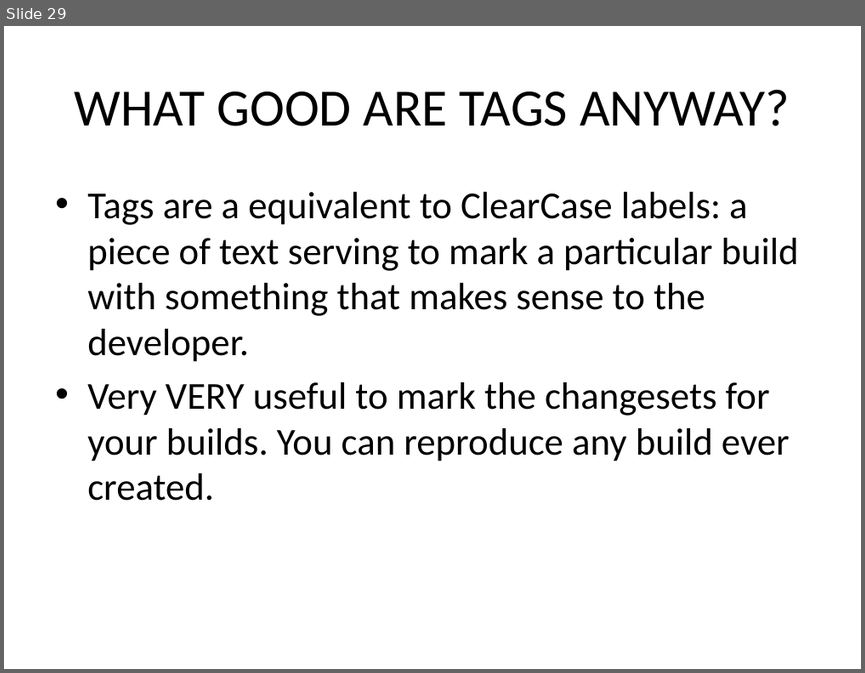
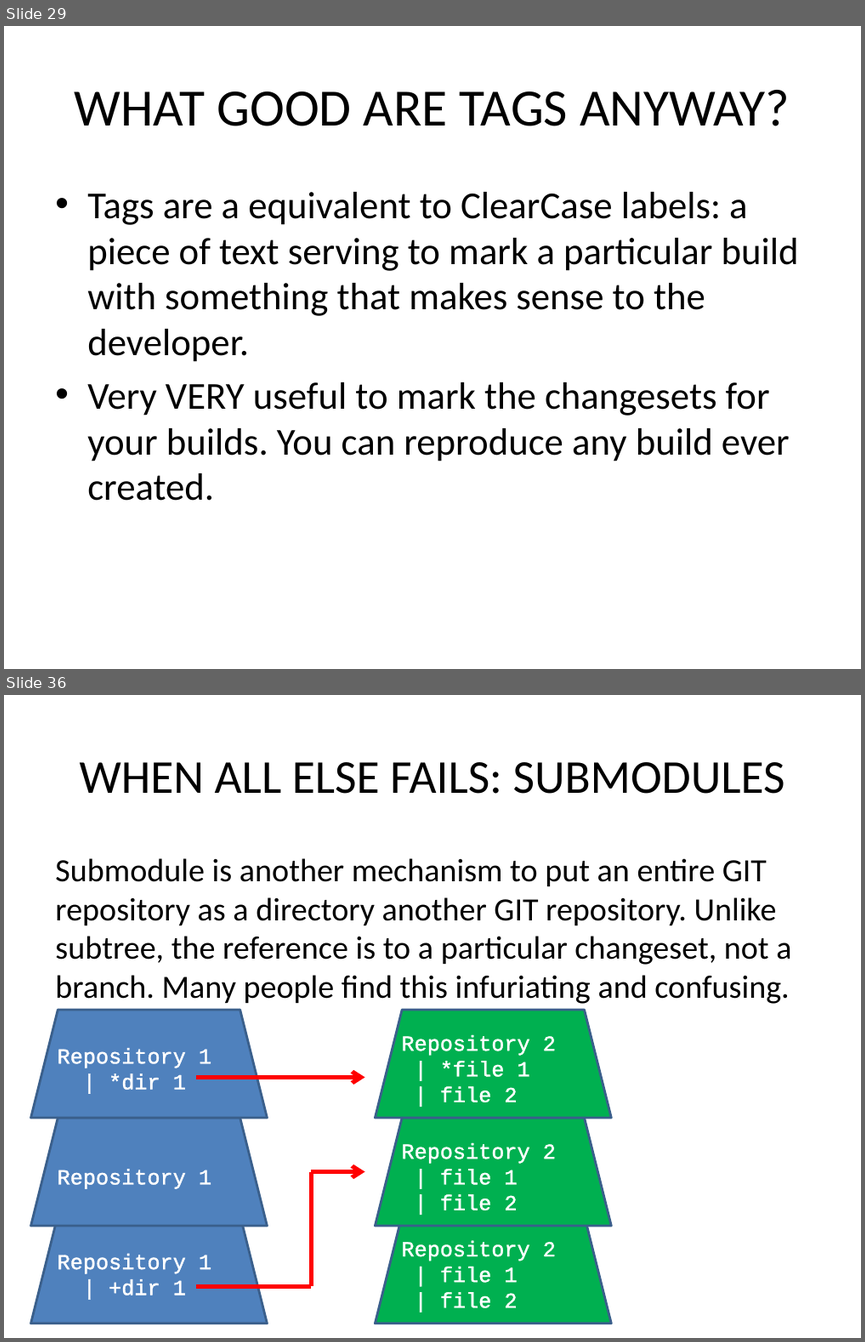
Before and after one commit to kangelov/gitdemo, a slide deck: powerpoint/An Introduction to GIT.pptx. Shown one above the other, each under a label of ours: slide 29 before the commit, slides 29 and 36 after it; the slides between them are not shown. The pictures are 865x673 and 865x1342 pixels, drawn with LibreOffice and Linux fonts; fonts in the diff are those of the drawing. Boxes give left, top, right and bottom in pixels: in the first picture for what was removed or moved away, otherwise in the second. Text is boxed around its words. In the diff, an @@ line names an element or a change of style, - is before the commit and + after.

```diff
--- a/powerpoint/An Introduction to GIT.pptx
+++ b/powerpoint/An Introduction to GIT.pptx
@@ slide 36 added at [4, 695, 861, 1338], background #FFFFFF @@
@@ title added at [80, 762, 785, 794], 39.6 pt, text #000000 @@
+WHEN ALL ELSE FAILS: SUBMODULES
@@ text added at [55, 858, 791, 1004], 27.2 pt, text #000000 @@
+Submodule is another mechanism to put an entire GIT repository as a directory another GIT repository. Unlike subtree, the reference is to a particular changeset, not a branch. Many people find this infuriating and confusing.
@@ trapezoid added at [30, 1009, 267, 1117], fill #4F81BD, outline #3A5F8C 2 pt, 18 pt, text #FFFFFF @@
+Repository 1
+| *dir 1
@@ trapezoid added at [375, 1009, 612, 1117], fill #00B050, outline #3A5F8C 2 pt, 18 pt, text #FFFFFF @@
+Repository 2
+| *file 1
+| file 2
@@ arrow added from (196, 1077) to (364, 1077), #FF0000 3.5 pt @@
@@ trapezoid added at [30, 1117, 267, 1225], fill #4F81BD, outline #3A5F8C 2 pt, 18 pt, text #FFFFFF @@
+Repository 1
@@ trapezoid added at [375, 1117, 612, 1225], fill #00B050, outline #3A5F8C 2 pt, 18 pt, text #FFFFFF @@
+Repository 2
+| file 1
+| file 2
@@ line added from (311, 1287) to (311, 1171), #FF0000 3.5 pt @@
@@ arrow added from (311, 1171) to (364, 1171), #FF0000 3.5 pt @@
@@ trapezoid added at [30, 1215, 267, 1323], fill #4F81BD, outline #3A5F8C 2 pt, 18 pt, text #FFFFFF @@
+Repository 1
+| +dir 1
@@ trapezoid added at [375, 1215, 612, 1323], fill #00B050, outline #3A5F8C 2 pt, 18 pt, text #FFFFFF @@
+Repository 2
+| file 1
+| file 2
@@ line added from (196, 1287) to (311, 1287), #FF0000 3.5 pt @@
```
Also in this commit, not shown: 1 slide changed, 8 other slides added.
